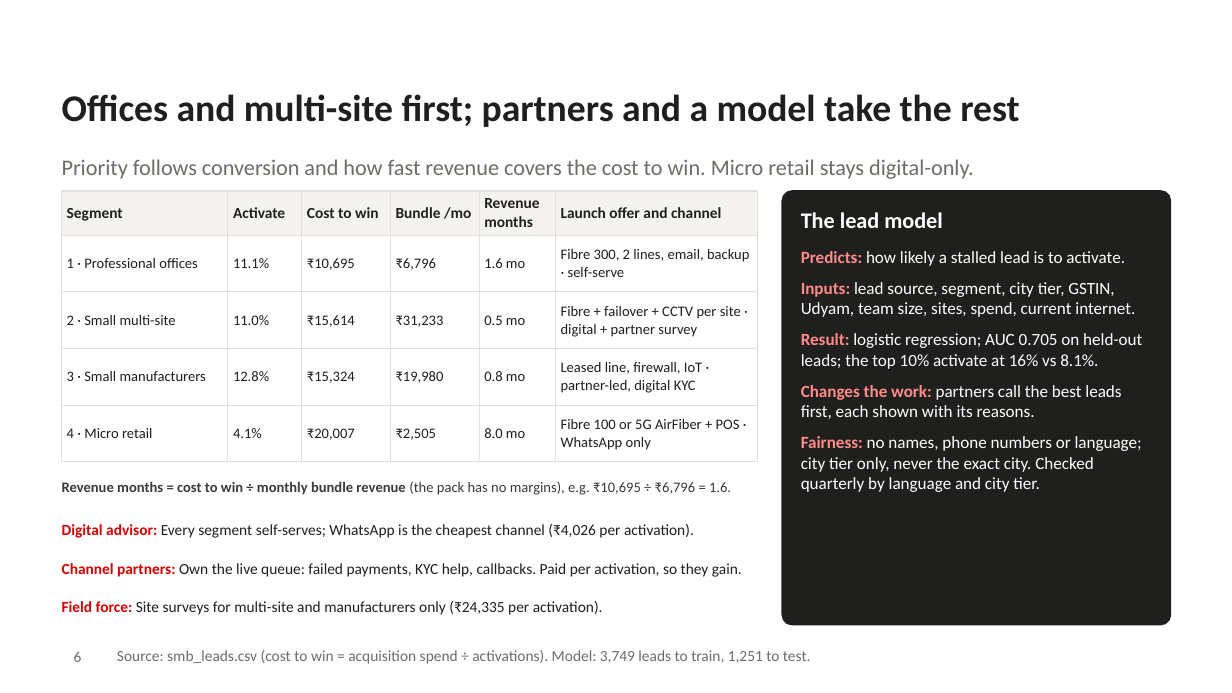
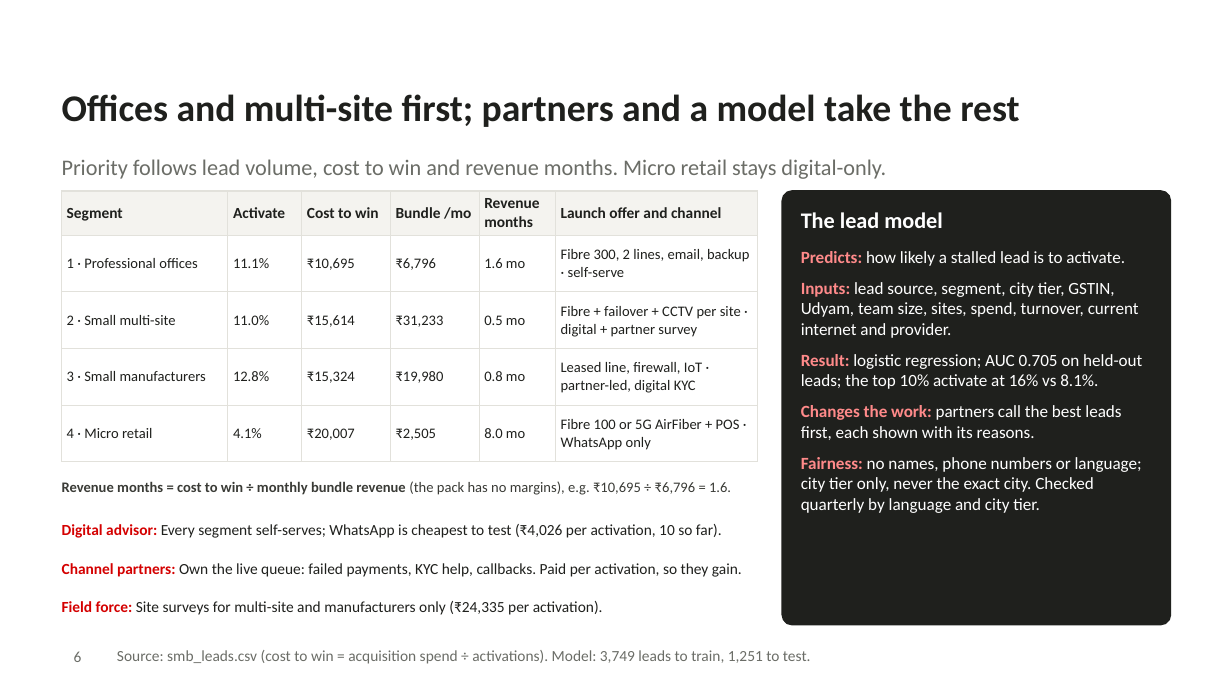
Before and after one commit to k9927/udyam-digital, a slide deck: slide 6 of docs/NATPAT_TIET-Patiala.pptx. Drawn at 1232x693 pixels with LibreOffice and Linux fonts; fonts in the diff are those of the drawing; background and template pictures are left out. Boxes give left, top, right and bottom in pixels: in the first picture for what was removed or moved away, otherwise in the second. Text is boxed around its words. In the diff, an @@ line names an element or a change of style, - is before the commit and + after.

```diff
--- a/docs/NATPAT_TIET-Patiala.pptx
+++ b/docs/NATPAT_TIET-Patiala.pptx
@@ text at (62, 159, 886, 179): text changed @@
-Priority follows conversion and how fast revenue covers the cost to win. Micro retail stays digital-only.
+Priority follows lead volume, cost to win and revenue months. Micro retail stays digital-only.
@@ text at (801, 282, 1139, 338): text changed @@
-Inputs: lead source, segment, city tier, GSTIN, Udyam, team size, sites, spend, current internet.
+Inputs: lead source, segment, city tier, GSTIN, Udyam, team size, sites, spend, turnover, current internet and provider.
@@ text at (62, 524, 722, 538): text changed @@
-Digital advisor: Every segment self-serves; WhatsApp is the cheapest channel (₹4,026 per activation).
+Digital advisor: Every segment self-serves; WhatsApp is cheapest to test (₹4,026 per activation, 10 so far).
```
Also in this commit, not shown: 1 other slide changed, 1 other file.
